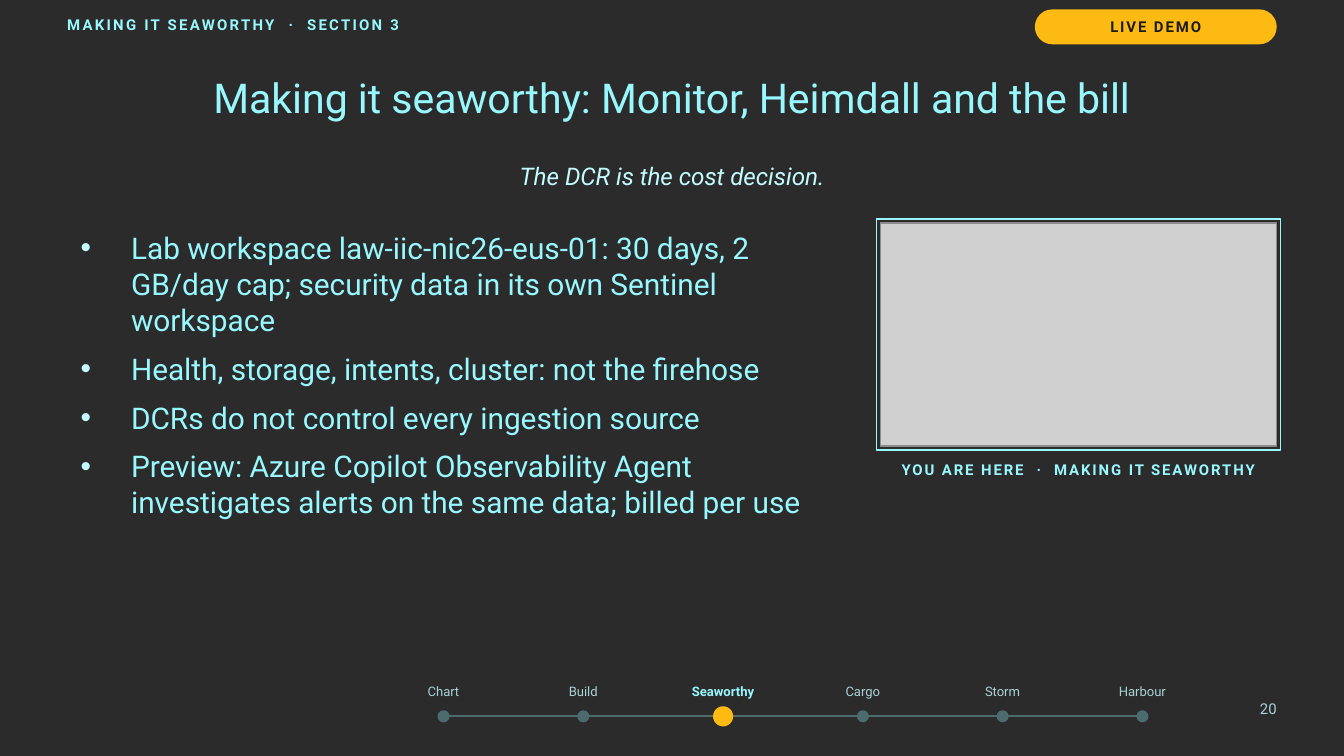
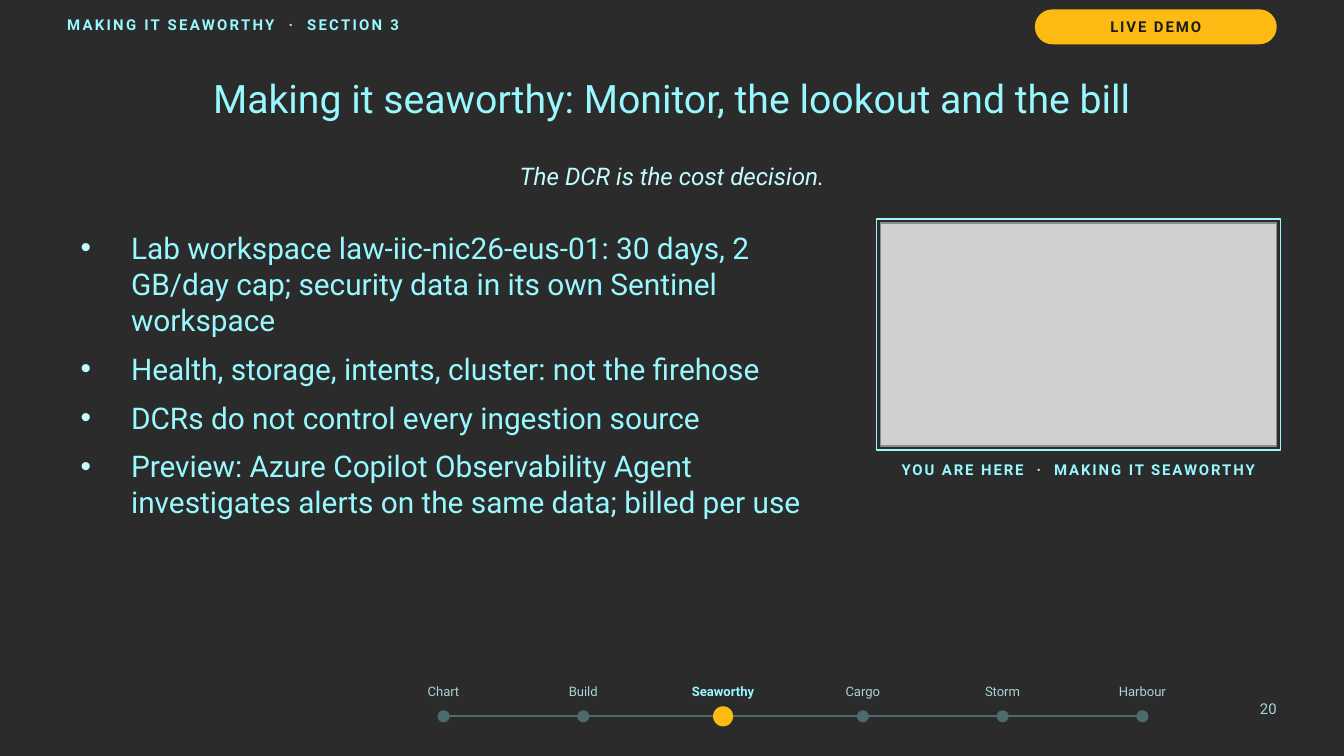
Before and after one commit to thisismydemo/nic2026_azl, a slide deck: slide 20 of presentation/Azure_Local_Discovery_to_Day2_NIC2026.pptx. Drawn at 1344x756 pixels with LibreOffice and Linux fonts; fonts in the diff are those of the drawing; grey boxes stand for pictures; background and template pictures are left out; a plain dark background stands for a picture behind light text. Boxes give left, top, right and bottom in pixels: in the first picture for what was removed or moved away, otherwise in the second. Text is boxed around its words. In the diff, an @@ line names an element or a change of style, - is before the commit and + after.

```diff
--- a/presentation/Azure_Local_Discovery_to_Day2_NIC2026.pptx
+++ b/presentation/Azure_Local_Discovery_to_Day2_NIC2026.pptx
@@ title at [213,83,1131,122]: text changed; size 22 to 21 pt @@
-Making it seaworthy: Monitor, Heimdall and the bill
+Making it seaworthy: Monitor, the lookout and the bill
```
Also in this commit, not shown: 5 other slides changed, 7 other files.
